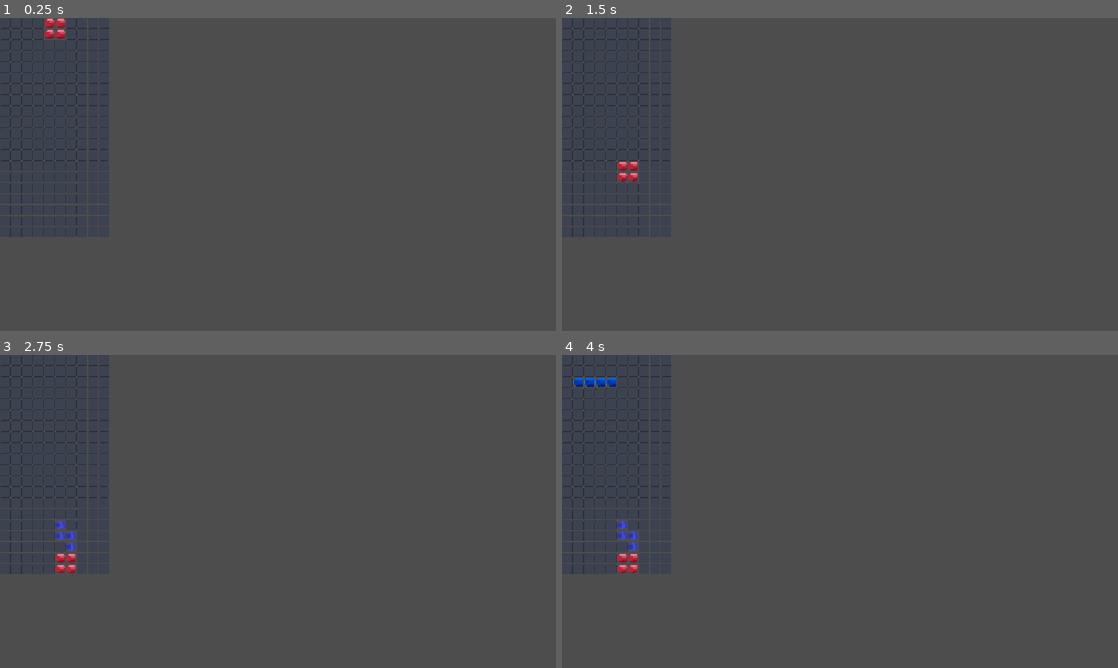
Above: before the commit, frames 1-4 (two rows, left to right).
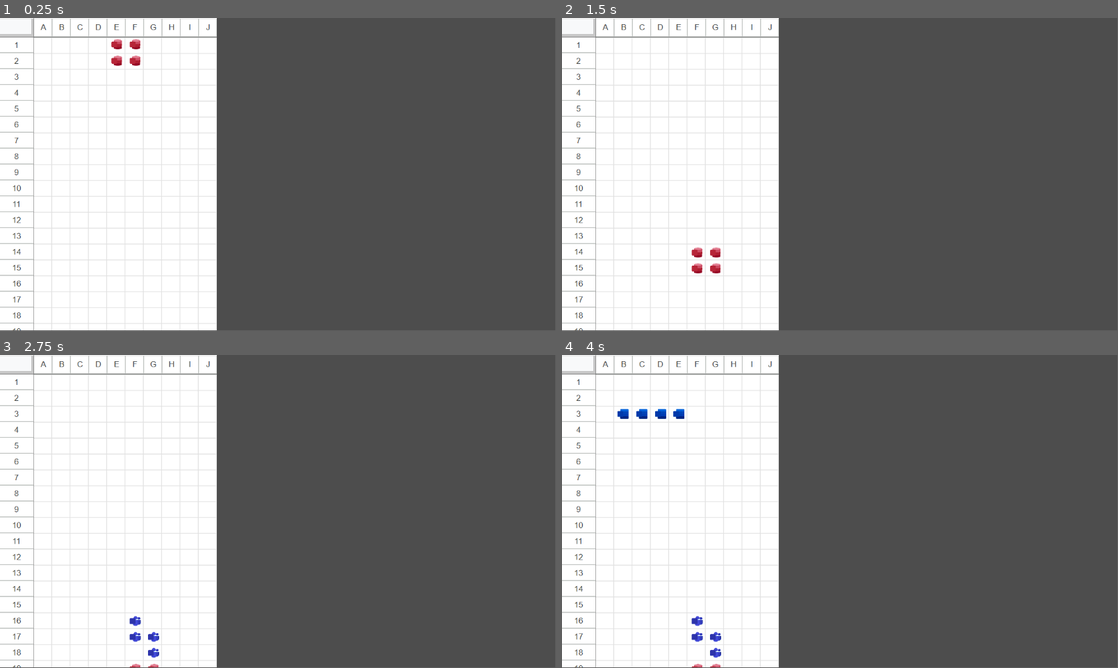
Above: after the commit, the same moments.

Repository: pudgypoultry/OfficeGameGodot
Game: Godot game, scene res://Tetris/TetrisMinigame.tscn
The game is run twice, just before and just after one commit, with the same random seed, the same clock (stepped at 60 frames per second) and the same inputs. The engine's default icon, where the game draws it, is replaced by a stand-in: a white triangle on a blue panel in a dark square.
Inputs (mouse positions are in pixels of both pictures, inside the frame that each line leads up to):
- Up to frame 1 (0.25 s): no input
- Up to frame 2 (1.5 s): tap Enter at 0.5 s; move the mouse to (962, 158) at 0.52 s; hold D (move_right) 0.53-1.28 s; tap E (confirm_action) at 0.6, 1.35 s; move the mouse to (728, 190) at 1.27 s; hold S (move_backward) from 1.28 s (still down)
- Up to frame 3 (2.75 s): move the mouse to (333, 442) at 2.02 s; release S (move_backward) at 2.03 s; hold D (move_right) from 2.03 s (still down); tap E (confirm_action) at 2.1 s
- Up to frame 4 (4 s): tap E (confirm_action) at 2.75, 2.85, 3.6 s; move the mouse to (812, 574) at 2.77 s; release D (move_right) at 2.78 s; hold W (move_forward) 2.78-3.53 s; move the mouse to (1006, 558) at 3.52 s; hold A (move_left) from 3.53 s (still down)
In our replay, the window is 800x450 before the commit and 799x449 after it. These sizes can differ from the game's own. Grey fills any space a smaller window leaves; there, only what the larger window draws over its background counts as a difference.

The runs differ from the first frame. In frame 1, 39% of the frame differs, in the area x 0-39%, y 0-100%; in frame 2, 39%; in frame 3, 39%; in frame 4, 39%.

Commit message:
Current position

Diff:
--- /dev/null
+++ b/ComputerScreen.tscn
@@ -0,0 +1,131 @@
+[gd_scene format=3 uid="uid://c66g48rde1q5u"]
+
+[ext_resource type="Texture2D" uid="uid://8ilsvfb4utxx" path="res://StartButton.png" id="1_38huu"]
+[ext_resource type="Texture2D" uid="uid://dhwbmsqqaajfk" path="res://StartButtonInvert.png" id="2_elwrl"]
+[ext_resource type="PackedScene" uid="uid://dp8ljdd3urvpy" path="res://ComputerWindowBar.tscn" id="3_elwrl"]
+[ext_resource type="PackedScene" uid="uid://cdmrvut23dsea" path="res://Tetris/TetrisMinigame.tscn" id="4_u2bsk"]
+
+[sub_resource type="StyleBoxFlat" id="StyleBoxFlat_u2bsk"]
+content_margin_left = 0.0
+content_margin_top = 0.0
+content_margin_right = 0.0
+content_margin_bottom = 0.0
+bg_color = Color(0.675, 0.675, 0.675, 1)
+corner_radius_top_left = 3
+corner_radius_top_right = 3
+corner_radius_bottom_right = 3
+corner_radius_bottom_left = 3
+corner_detail = 5
+
+[sub_resource type="StyleBoxFlat" id="StyleBoxFlat_elwrl"]
+bg_color = Color(0.6, 0.6, 0.6, 0)
+border_width_left = 2
+border_width_top = 2
+border_color = Color(1, 1, 1, 1)
+border_blend = true
+
+[sub_resource type="StyleBoxFlat" id="StyleBoxFlat_n34f8"]
+bg_color = Color(0.6, 0.6, 0.6, 0)
+border_width_right = 2
+border_width_bottom = 2
+border_color = Color(0, 0, 0, 1)
+border_blend = true
+
+[sub_resource type="StyleBoxTexture" id="StyleBoxTexture_n34f8"]
+texture = ExtResource("1_38huu")
+
+[sub_resource type="StyleBoxTexture" id="StyleBoxTexture_eag0g"]
+texture = ExtResource("2_elwrl")
+
+[node name="ComputerScreen" type="Control" unique_id=489266866]
+layout_mode = 3
+anchors_preset = 15
+anchor_right = 1.0
+anchor_bottom = 1.0
+grow_horizontal = 2
+grow_vertical = 2
+
+[node name="Background" type="ColorRect" parent="." unique_id=1051667353]
+layout_mode = 1
+anchors_preset = 15
+anchor_right = 1.0
+anchor_bottom = 1.0
+grow_horizontal = 2
+grow_vertical = 2
+color = Color(0, 0.6302221, 1, 1)
+
+[node name="Taskbar" type="Panel" parent="." unique_id=589446176]
+layout_mode = 1
+anchors_preset = 12
+anchor_top = 1.0
+anchor_right = 1.0
+anchor_bottom = 1.0
+offset_top = -69.0
+grow_horizontal = 2
+grow_vertical = 0
+theme_override_styles/panel = SubResource("StyleBoxFlat_u2bsk")
+
+[node name="DepthColor" type="Panel" parent="Taskbar" unique_id=122746966]
+layout_mode = 1
+anchors_preset = 15
+anchor_right = 1.0
+anchor_bottom = 1.0
+offset_left = 2.0
+offset_top = 3.0
+offset_right = -3.0
+offset_bottom = -2.0
+grow_horizontal = 2
+grow_vertical = 2
+theme_override_styles/panel = SubResource("StyleBoxFlat_elwrl")
+
+[node name="DepthColor2" type="Panel" parent="Taskbar" unique_id=2102971472]
+layout_mode = 1
+anchors_preset = 15
+anchor_right = 1.0
+anchor_bottom = 1.0
+offset_left = 2.0
+offset_top = 3.0
+offset_right = -3.0
+offset_bottom = -2.0
+grow_horizontal = 2
+grow_vertical = 2
+theme_override_styles/panel = SubResource("StyleBoxFlat_n34f8")
+
+[node name="StartButton" type="Button" parent="Taskbar" unique_id=1064178104]
+layout_mode = 0
+offset_left = 7.0
+offset_top = 8.0
+offset_right = 124.0
+offset_bottom = 62.0
+theme_override_styles/normal = SubResource("StyleBoxTexture_n34f8")
+theme_override_styles/pressed = SubResource("StyleBoxTexture_eag0g")
+theme_override_styles/hover = SubResource("StyleBoxTexture_n34f8")
+text = "Start"
+
+[node name="SpreadsheetWindow" type="MarginContainer" parent="." unique_id=443067890]
+layout_mode = 1
+anchors_preset = 8
+anchor_left = 0.5
+anchor_top = 0.5
+anchor_right = 0.5
+anchor_bottom = 0.5
+offset_left = 29.0
+offset_top = -312.0
+offset_right = 529.0
+offset_bottom = 441.0
+grow_horizontal = 2
+grow_vertical = 2
+scale = Vector2(0.745, 0.745)
+
+[node name="VBoxContainer" type="VBoxContainer" parent="SpreadsheetWindow" unique_id=1297634604]
+layout_mode = 2
+size_flags_horizontal = 4
+theme_override_constants/separation = 0
+
+[node name="ComputerWindowBar" parent="SpreadsheetWindow/VBoxContainer" unique_id=1368674464 instance=ExtResource("3_elwrl")]
+layout_mode = 2
+size_flags_horizontal = 1
+
+[node name="TetrisMinigame" parent="SpreadsheetWindow/VBoxContainer" unique_id=2108444825 instance=ExtResource("4_u2bsk")]
+layout_mode = 2
+size_flags_horizontal = 1
--- /dev/null
+++ b/ComputerWindowBar.tscn
@@ -0,0 +1,137 @@
+[gd_scene format=3 uid="uid://dp8ljdd3urvpy"]
+
+[ext_resource type="Texture2D" uid="uid://8ilsvfb4utxx" path="res://StartButton.png" id="1_hnq5c"]
+
+[sub_resource type="FontFile" id="FontFile_wdeuu"]
+cache/0/variation_coordinates = {}
+cache/0/face_index = 0
+cache/0/embolden = 0.0
+cache/0/transform = Transform2D(1, 0, 0, 1, 0, 0)
+cache/0/spacing_top = 0
+cache/0/spacing_bottom = 0
+cache/0/spacing_space = 0
+cache/0/spacing_glyph = 0
+cache/0/baseline_offset = 0.0
+cache/0/16/0/ascent = 0.0
+cache/0/16/0/descent = 0.0
+cache/0/16/0/underline_position = 0.0
+cache/0/16/0/underline_thickness = 0.0
+cache/0/16/0/scale = 1.0
+cache/0/17/0/ascent = 0.0
+cache/0/17/0/descent = 0.0
+cache/0/17/0/underline_position = 0.0
+cache/0/17/0/underline_thickness = 0.0
+cache/0/17/0/scale = 1.0
+cache/0/18/0/ascent = 0.0
+cache/0/18/0/descent = 0.0
+cache/0/18/0/underline_position = 0.0
+cache/0/18/0/underline_thickness = 0.0
+cache/0/18/0/scale = 1.0
+cache/0/19/0/ascent = 0.0
+cache/0/19/0/descent = 0.0
+cache/0/19/0/underline_position = 0.0
+cache/0/19/0/underline_thickness = 0.0
+cache/0/19/0/scale = 1.0
+cache/0/20/0/ascent = 0.0
+cache/0/20/0/descent = 0.0
+cache/0/20/0/underline_position = 0.0
+cache/0/20/0/underline_thickness = 0.0
+cache/0/20/0/scale = 1.0
+cache/0/21/0/ascent = 0.0
+cache/0/21/0/descent = 0.0
+cache/0/21/0/underline_position = 0.0
+cache/0/21/0/underline_thickness = 0.0
+cache/0/21/0/scale = 1.0
+cache/0/22/0/ascent = 0.0
+cache/0/22/0/descent = 0.0
+cache/0/22/0/underline_position = 0.0
+cache/0/22/0/underline_thickness = 0.0
+cache/0/22/0/scale = 1.0
+cache/0/23/0/ascent = 0.0
+cache/0/23/0/descent = 0.0
+cache/0/23/0/underline_position = 0.0
+cache/0/23/0/underline_thickness = 0.0
+cache/0/23/0/scale = 1.0
+cache/0/24/0/ascent = 0.0
+cache/0/24/0/descent = 0.0
+cache/0/24/0/underline_position = 0.0
+cache/0/24/0/underline_thickness = 0.0
+cache/0/24/0/scale = 1.0
+cache/0/25/0/ascent = 0.0
+cache/0/25/0/descent = 0.0
+cache/0/25/0/underline_position = 0.0
+cache/0/25/0/underline_thickness = 0.0
+cache/0/25/0/scale = 1.0
+
+[node name="ComputerWindowBar" type="MarginContainer" unique_id=1368674464]
+anchors_preset = -1
+offset_left = -250.0
+offset_top = -25.0
+offset_right = 250.0
+offset_bottom = 25.0
+grow_horizontal = 2
+grow_vertical = 2
+size_flags_horizontal = 4
+size_flags_vertical = 4
+
+[node name="NinePatchRect" type="NinePatchRect" parent="." unique_id=587597806]
+clip_contents = true
+custom_minimum_size = Vector2(400, 50)
+layout_mode = 2
+texture = ExtResource("1_hnq5c")
+region_rect = Rect2(0, 0, 200, 100)
+patch_margin_left = 5
+patch_margin_top = 5
+patch_margin_right = 5
+patch_margin_bottom = 5
+
+[node name="ColorRect" type="ColorRect" parent="NinePatchRect" unique_id=173989517]
+layout_mode = 0
+offset_left = 3.0000057
+offset_top = 3.0
+offset_right = 42.88674
+offset_bottom = 44.0
+scale = Vector2(12.36, 1)
+color = Color(0, 0.05708537, 0.7625, 1)
+
+[node name="Label" type="Label" parent="NinePatchRect" unique_id=1363798149]
+layout_mode = 0
+offset_left = 6.0
+offset_top = 5.0
+offset_right = 102.0
+offset_bottom = 42.0
+theme_override_fonts/font = SubResource("FontFile_wdeuu")
+theme_override_font_sizes/font_size = 25
+text = "Spreadsheets"
+
+[node name="NinePatchRect" type="NinePatchRect" parent="NinePatchRect" unique_id=1509286768]
+custom_minimum_size = Vector2(30, 30)
+layout_mode = 1
+anchors_preset = 6
+anchor_left = 1.0
+anchor_top = 0.5
+anchor_right = 1.0
+anchor_bottom = 0.5
+offset_left = -39.0
+offset_top = -17.0
+offset_right = -9.0
+offset_bottom = 13.0
+grow_horizontal = 0
+grow_vertical = 2
+texture = ExtResource("1_hnq5c")
+region_rect = Rect2(0, 0, 200, 100)
+patch_margin_left = 5
+patch_margin_top = 5
+patch_margin_right = 5
+patch_margin_bottom = 5
+
+[node name="Label" type="Label" parent="NinePatchRect/NinePatchRect" unique_id=840928827]
+layout_mode = 0
+offset_left = 7.0
+offset_top = -4.0
+offset_right = 25.0
+offset_bottom = 33.0
+theme_override_colors/font_color = Color(0, 0, 0, 1)
+theme_override_fonts/font = SubResource("FontFile_wdeuu")
+theme_override_font_sizes/font_size = 25
+text = "X"
--- a/Tetris/TetrisGridTile.tscn
+++ b/Tetris/TetrisGridTile.tscn
@@ -1,6 +1,5 @@
 [gd_scene format=3 uid="uid://lkfx4b2uaaq0"]
 
-[ext_resource type="Texture2D" uid="uid://nabdrnv3ciuy" path="res://Tetris/TileTransparent.png" id="1_4utxu"]
 [ext_resource type="Script" uid="uid://2acq1olyq6if" path="res://GridTile.gd" id="2_3i8hg"]
 
 [sub_resource type="FastNoiseLite" id="FastNoiseLite_4utxu"]
@@ -11,6 +10,7 @@
 noise = SubResource("FastNoiseLite_4utxu")
 
 [node name="GridTile" type="TextureRect" unique_id=855339083]
+custom_minimum_size = Vector2(25, 25)
 anchors_preset = 8
 anchor_left = 0.5
 anchor_top = 0.5
@@ -22,7 +22,9 @@
 offset_bottom = 64.0
 grow_horizontal = 2
 grow_vertical = 2
-texture = ExtResource("1_4utxu")
+size_flags_horizontal = 6
+size_flags_vertical = 6
+expand_mode = 3
 script = ExtResource("2_3i8hg")
 test_texture = SubResource("NoiseTexture2D_3i8hg")
 
--- a/Tetris/TetrisMinigame.tscn
+++ b/Tetris/TetrisMinigame.tscn
@@ -1,9 +1,13 @@
 [gd_scene format=3 uid="uid://cdmrvut23dsea"]
 
+[ext_resource type="Texture2D" uid="uid://dy0jmi6aencg5" path="res://Grid.png" id="1_1y86p"]
 [ext_resource type="Script" uid="uid://cbnq52teepgbc" path="res://Tetris/TetrisGrid.gd" id="1_t28kq"]
+[ext_resource type="Texture2D" uid="uid://cvc10xmfeaski" path="res://GridCorner.png" id="1_vili7"]
+[ext_resource type="Texture2D" uid="uid://b717dhsn4ea7a" path="res://GridColumns.png" id="2_2qiov"]
 [ext_resource type="PackedScene" uid="uid://lkfx4b2uaaq0" path="res://Tetris/TetrisGridTile.tscn" id="2_gc84n"]
 [ext_resource type="Texture2D" uid="uid://bgvkmgsm5gx1r" path="res://Tetris/TetrisBlue.png" id="3_sqff5"]
 [ext_resource type="Script" uid="uid://dcq5gghd0ufj7" path="res://Tetris/TetrisLineChecker.gd" id="3_t28kq"]
+[ext_resource type="Texture2D" uid="uid://cnyptvttyx442" path="res://GridRows.png" id="3_xo1g8"]
 [ext_resource type="Texture2D" uid="uid://b8k5w34se13e" path="res://Tetris/TetrisGreen.png" id="4_w5oew"]
 [ext_resource type="Texture2D" uid="uid://bipnlx735leu1" path="res://Tetris/TetrisMail.png" id="5_e786j"]
 [ext_resource type="Texture2D" uid="uid://cd123o3nlaaut" path="res://Tetris/TetrisMessenger.png" id="6_1y86p"]
@@ -11,30 +15,59 @@
 [ext_resource type="Texture2D" uid="uid://cdwo8m27eywvl" path="res://Tetris/TetrisPurple.png" id="8_f04lt"]
 [ext_resource type="Texture2D" uid="uid://8ibd3ndkjjkk" path="res://Tetris/TetrisRed.png" id="9_e786j"]
 
-[node name="TetrisMinigame" type="Control" unique_id=700469064]
-layout_mode = 3
-anchors_preset = 15
-anchor_right = 1.0
-anchor_bottom = 1.0
-grow_horizontal = 2
-grow_vertical = 2
-scale = Vector2(0.565, 0.565)
+[node name="TetrisMinigame" type="MarginContainer" unique_id=2108444825]
+offset_right = 450.0
+offset_bottom = 699.0
 size_flags_horizontal = 3
+size_flags_vertical = 4
+
+[node name="ColorRect" type="ColorRect" parent="." unique_id=474293054]
+layout_mode = 2
+color = Color(0.44687498, 0.44687498, 0.44687498, 1)
+
+[node name="GridContainer" type="GridContainer" parent="." unique_id=1456514581]
+layout_mode = 2
+size_flags_horizontal = 4
+size_flags_vertical = 4
+theme_override_constants/h_separation = 1
+theme_override_constants/v_separation = 1
+columns = 2
+
+[node name="Corner" type="TextureRect" parent="GridContainer" unique_id=1475804456]
+layout_mode = 2
+size_flags_horizontal = 2
+size_flags_vertical = 2
+texture = ExtResource("1_vili7")
+
+[node name="Columns" type="TextureRect" parent="GridContainer" unique_id=1131927080]
+layout_mode = 2
+size_flags_horizontal = 2
+size_flags_vertical = 2
+texture = ExtResource("2_2qiov")
+
+[node name="Rows" type="TextureRect" parent="GridContainer" unique_id=1265883363]
+layout_mode = 2
+size_flags_horizontal = 2
 size_flags_vertical = 3
+texture = ExtResource("3_xo1g8")
 
-[node name="MarginContainer" type="MarginContainer" parent="." unique_id=656788395]
-layout_mode = 1
-anchors_preset = 15
-anchor_right = 1.0
-anchor_bottom = 1.0
-offset_right = 164.0
-offset_bottom = 1988.0
-grow_horizontal = 2
-grow_vertical = 2
-scale = Vector2(0.305, 0.305)
+[node name="MarginContainer" type="MarginContainer" parent="GridContainer" unique_id=656788395]
+custom_minimum_size = Vector2(380, 659)
+layout_mode = 2
+size_flags_horizontal = 0
+size_flags_vertical = 0
 
-[node name="TetrisGrid" type="GridContainer" parent="MarginContainer" unique_id=2032747049]
+[node name="GridBackground" type="TextureRect" parent="GridContainer/MarginContainer" unique_id=204282914]
+custom_minimum_size = Vector2(380, 659)
 layout_mode = 2
+texture = ExtResource("1_1y86p")
+stretch_mode = 2
+
+[node name="TetrisGrid" type="GridContainer" parent="GridContainer/MarginContainer" unique_id=2032747049]
+custom_minimum_size = Vector2(380, 659)
+layout_mode = 2
+size_flags_horizontal = 0
+size_flags_vertical = 0
 columns = 10
 script = ExtResource("1_t28kq")
 tile_object = ExtResource("2_gc84n")
@@ -50,5 +83,5 @@
 [Vector2i(0, 0), Vector2i(1, 0), Vector2i(0, 1), Vector2i(1, 1)]: ExtResource("9_e786j")
 }
 
-[node name="LineChecker" type="Node" parent="MarginContainer/TetrisGrid" unique_id=994172126]
+[node name="LineChecker" type="Node" parent="GridContainer/MarginContainer/TetrisGrid" unique_id=994172126]
 script = ExtResource("3_t28kq")
--- a/project.godot
+++ b/project.godot
@@ -18,10 +18,6 @@
 [autoload]
 
 GameManager="*uid://jjth7yifa5x2"
-
-[display]
-
-window/stretch/mode="canvas_items"
 
 [input]
 
Binary file added: Grid.png
Not shown, added: Grid.png.import
Binary file added: GridColumns.png
Not shown, added: GridColumns.png.import
Binary file added: GridCorner.png
Not shown, added: GridCorner.png.import
Binary file added: GridRows.png
Not shown, added: GridRows.png.import
Binary file added: StartButton.png
Not shown, added: StartButton.png.import
Binary file added: StartButtonInvert.png
Not shown, added: StartButtonInvert.png.import
(and 8 more such lines)
